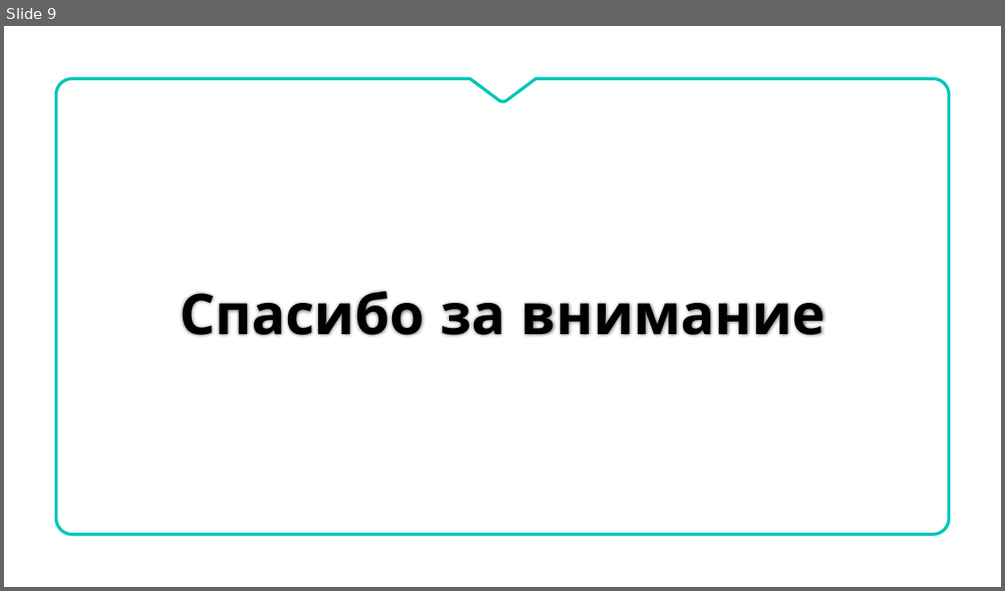
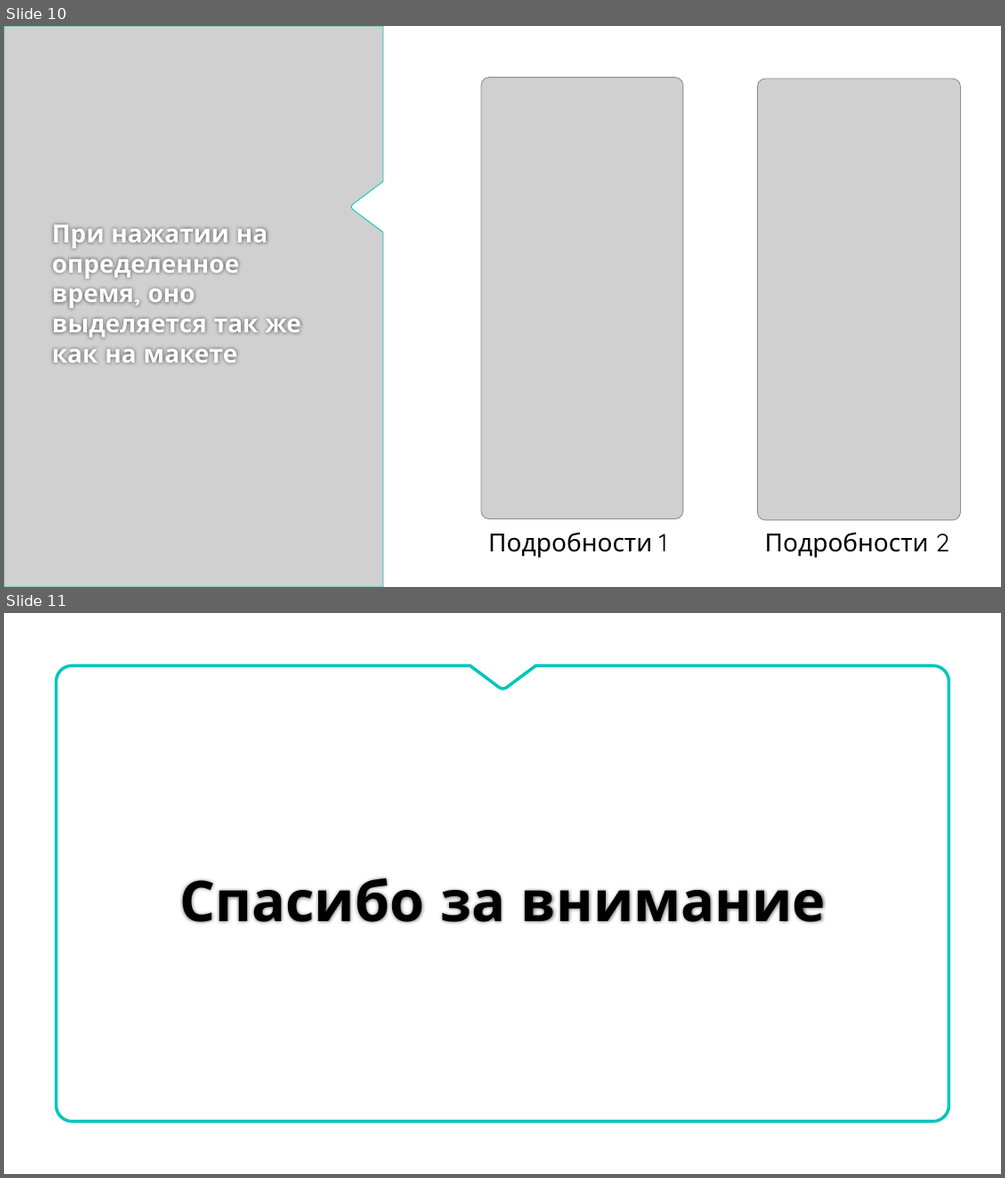
Before and after one commit to SobkoSofiya/Acu, a slide deck: Приложение "AccuWeather".pptx. Shown one above the other, each under a label of ours: slide 9 before the commit, slides 10 and 11 after it. The pictures are 1005x591 and 1005x1178 pixels, drawn with LibreOffice and Linux fonts; fonts in the diff are those of the drawing; grey boxes stand for pictures; background and template pictures are left out. Boxes give left, top, right and bottom in pixels: in the first picture for what was removed or moved away, otherwise in the second. Text is boxed around its words. In the diff, an @@ line names an element or a change of style, - is before the commit and + after.

```diff
--- a/Приложение "AccuWeather".pptx
+++ b/Приложение "AccuWeather".pptx
@@ slide 10 added at [4,26,1001,587], background #FFFFFF @@
@@ picture added at [4,26,383,587] @@
@@ picture added at [481,78,683,519] @@
@@ picture added at [758,79,961,520] @@
@@ title added at [52,224,301,362], 24 pt, text #FEFEFE, bold @@
+При нажатии на определенное время, оно выделяется так же как на макете
@@ text added at [488,532,667,557], 24 pt, text #000000 @@
+Подробности 1
@@ text added at [765,532,949,557], 24 pt, text #000000 @@
+Подробности 2
@@ what was slide 9 is now slide 11 @@
```
Also in this commit, not shown: 2 slides changed, 1 other slide added.
